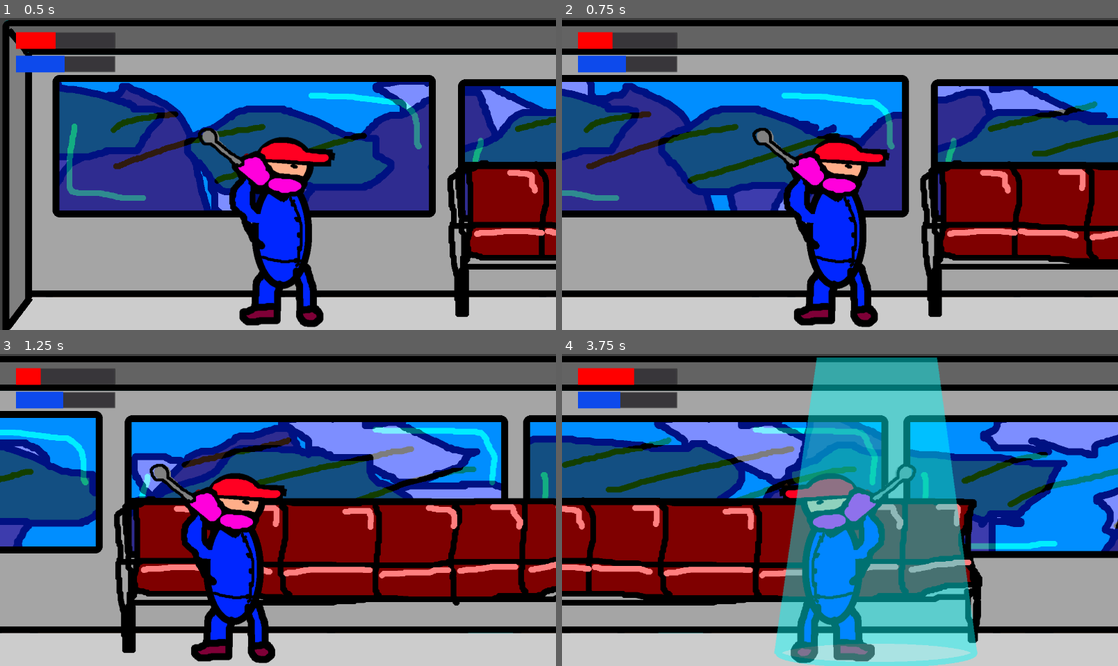
Above: before the commit, frames 1-4 (two rows, left to right).
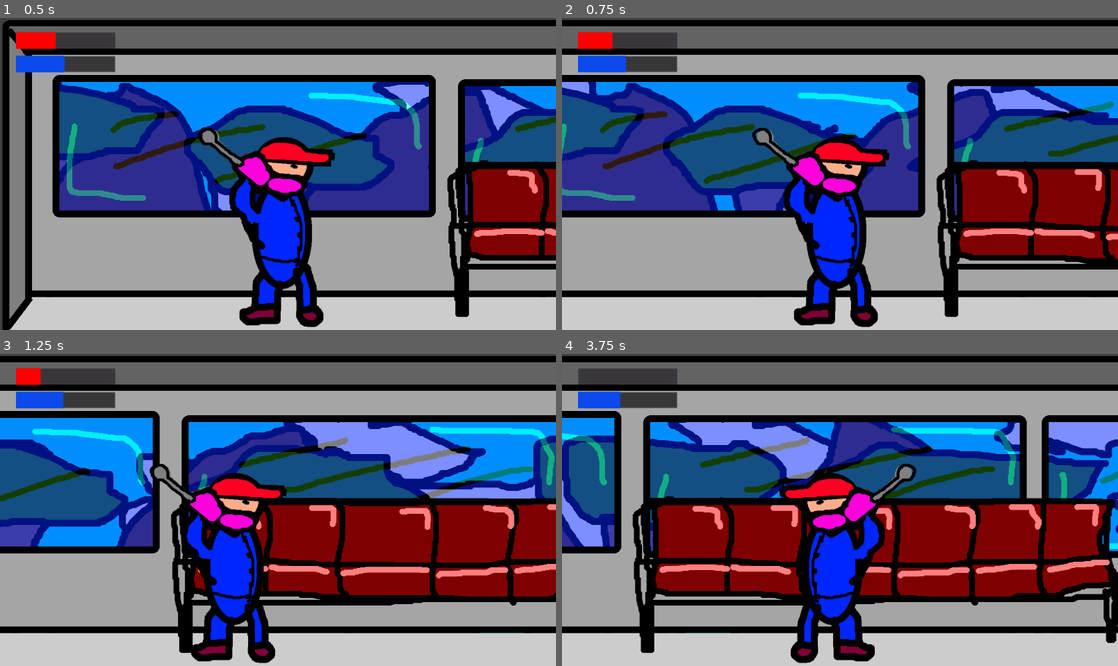
Above: after the commit, the same moments.

Repository: GoblinsGaming/lostrelicgame
Game: Godot game, scene res://Main.tscn
Same seed, same stepped clock (60 frames per second), same inputs: the game is played once before the commit and once after it.
Inputs:
- Up to frame 1 (0.5 s): no input
- Up to frame 2 (0.75 s): hold D (right) from 0.53 s (still down); tap Keypad 0 (drift_camera) at 0.6 s
- Up to frame 3 (1.25 s): keep holding D (right)
- Up to frame 4 (3.75 s): release D (right) at 1.28 s; hold - (train_down) 1.28-2.03 s; tap Keypad 0 (drift_camera) every 0.75 s from 1.35 to 3.6 s; hold D (right) 2.03-2.78 s; hold = (train_up) 2.78-3.53 s; hold A (left) from 3.53 s (still down)

Frame 1 is identical in both runs. In frame 2, 13% of the frame differs, in the area x 0-100%, y 18-96%; in frame 3, 24%; in frame 4, 57%, in the area x 0-100%, y 1-100%.

Commit message:
Player can't leave the screen.

Diff:
--- a/Main.tscn
+++ b/Main.tscn
@@ -101,7 +101,7 @@
 
 [node name="SignalPoint" type="Node2D" parent="GameController"]
 modulate = Color( 1, 1, 1, 0.443137 )
-position = Vector2( 2699, 431 )
+position = Vector2( 5345, 428 )
 
 [node name="Sprite" type="Sprite" parent="GameController/SignalPoint"]
 texture = ExtResource( 11 )
--- a/PlayerController.gd
+++ b/PlayerController.gd
@@ -7,7 +7,9 @@
 
 export var is_camera_drifting = false
 
-export var player_speed = 1000
+export var player_left_speed = 1200
+export var player_right_speed = 800
+
 export var still_camera_drift_speed = 200
 #export var moving_camera_drift_speed = 500
 export var max_camera_drift = 500
@@ -25,10 +27,12 @@
 	camera_drift_settings()
 
 	if Input.is_action_pressed("right"):
-		$Player.position.x += player_speed*delta
+		if $Player.position.x < 4920:
+			$Player.position.x += player_right_speed*delta
 		is_right = true
 	elif Input.is_action_pressed("left"):
-		$Player.position.x -= player_speed*delta
+		if $Player.position.x > 200:
+			$Player.position.x -= player_left_speed*delta
 		is_right = false
 
 	flip_sprite(delta)
